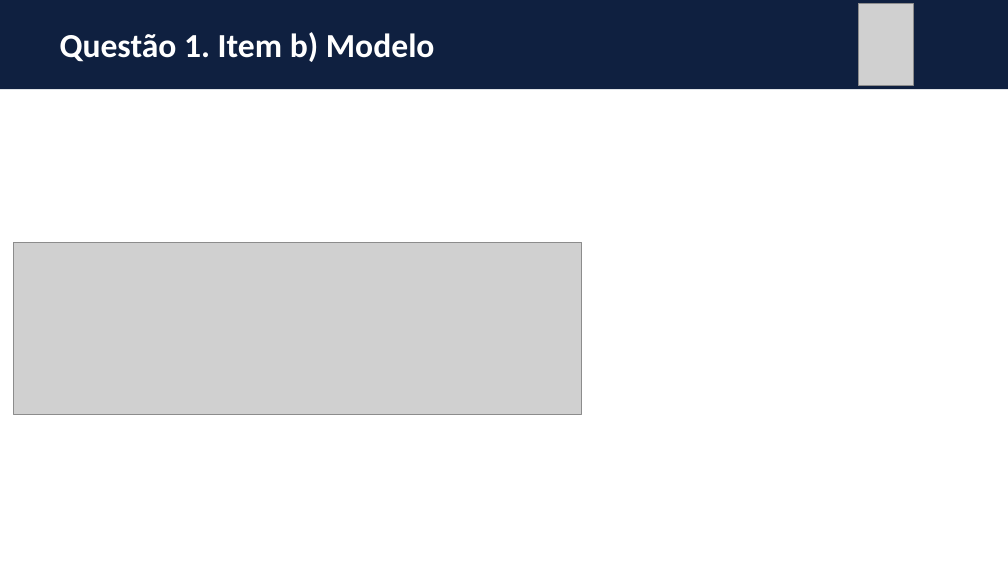
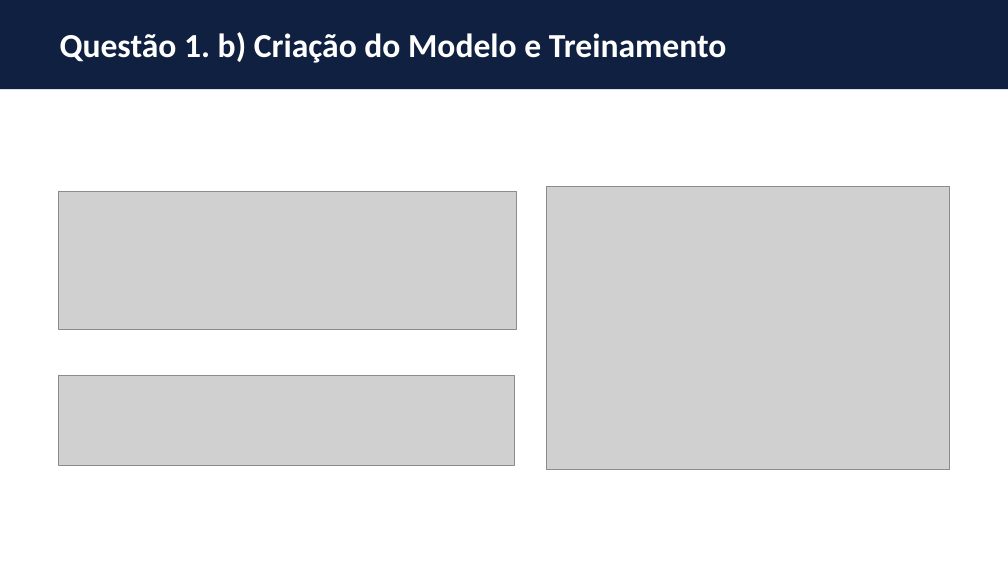
Before and after one commit to thiagoneye/master-deep_learning, a slide deck: slide 7 of DeepLearning/docs/ExerciseList/[DL] Lista de Exercícios - 2025.2 (PPGI).pptx (slide 8 before the commit). Drawn at 1008x567 pixels with LibreOffice and Linux fonts; fonts in the diff are those of the drawing; grey boxes stand for pictures. Boxes give left, top, right and bottom in pixels: in the first picture for what was removed or moved away, otherwise in the second. Text is boxed around its words. In the diff, an @@ line names an element or a change of style, - is before the commit and + after.

```diff
--- a/DeepLearning/docs/ExerciseList/[DL] Lista de Exercícios - 2025.2 (PPGI).pptx
+++ b/DeepLearning/docs/ExerciseList/[DL] Lista de Exercícios - 2025.2 (PPGI).pptx
@@ picture removed at [859,4,913,85] @@
@@ title at [60,32,727,63]: text changed @@
-Questão 1. Item b) Modelo
+Questão 1. b) Criação do Modelo e Treinamento
@@ picture: place and size @@
-picture at [13,242,582,414]
+picture at [58,191,516,330]
@@ picture added at [547,187,950,470] @@
@@ picture added at [58,376,514,466] @@
```
Also in this commit, not shown: 16 other slides changed, 11 slides added, 3 slides removed, 2 other files.
